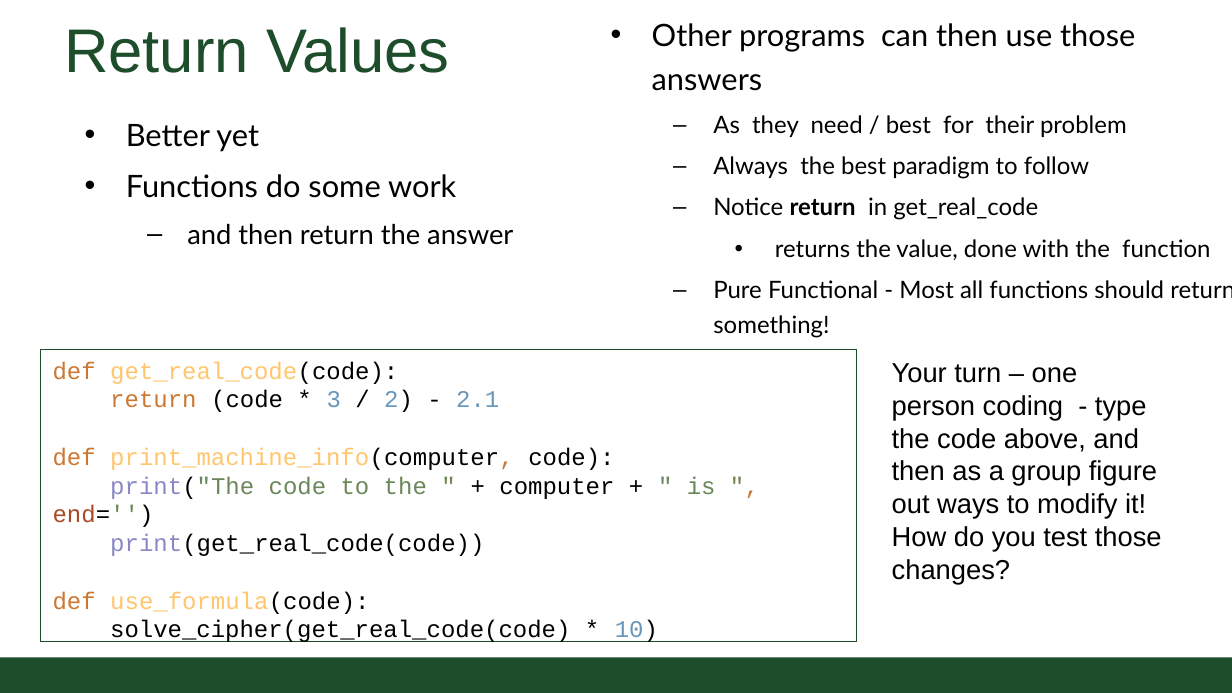
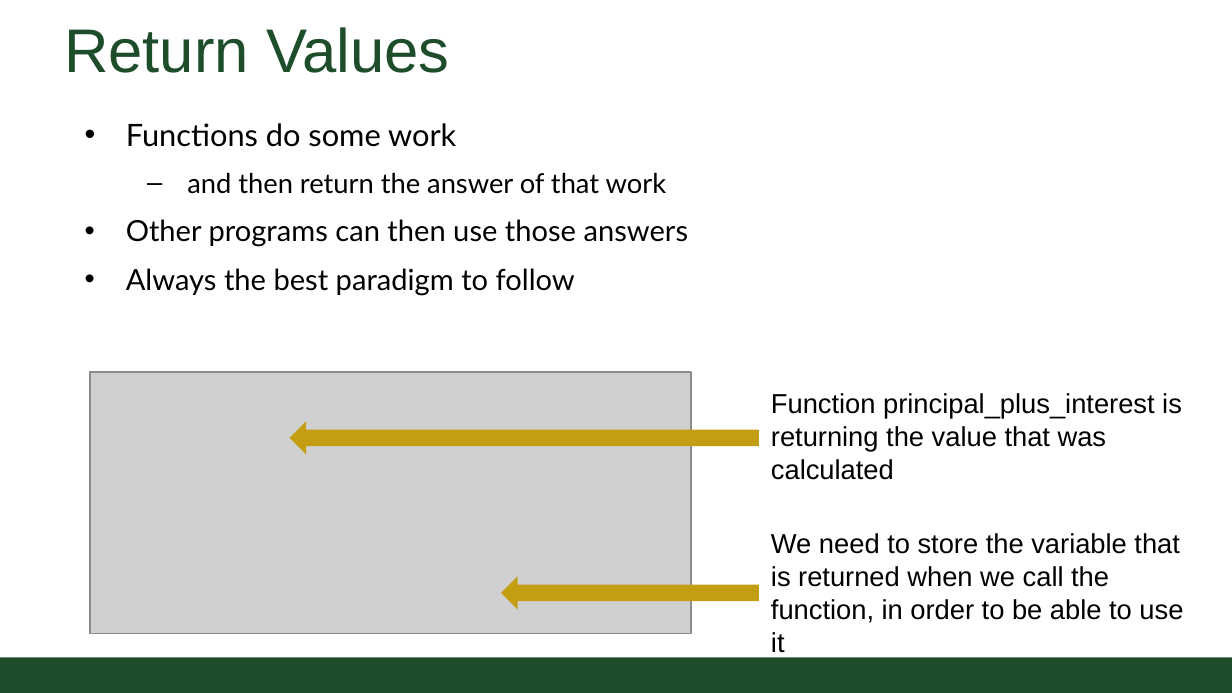
Before and after one commit to CSU-CS152/Handouts, a slide deck: slide 9 of 02_01FunctionsCS152.pptx. Drawn at 1232x693 pixels with LibreOffice and Linux fonts; fonts in the diff are those of the drawing; grey boxes stand for pictures; background and template pictures are left out. Boxes give left, top, right and bottom in pixels: in the first picture for what was removed or moved away, otherwise in the second. Text is boxed around its words. In the diff, an @@ line names an element or a change of style, - is before the commit and + after.

```diff
--- a/02_01FunctionsCS152.pptx
+++ b/02_01FunctionsCS152.pptx
@@ text removed at (652,23,1210,260) @@
-• Other programs can then use those answers
-  – As they need / best for their problem
-  – Always the best paradigm to follow
-  – Notice return in get_real_code
-    • returns the value, done with the function
-  – Pure Functional - Most all functions should return something!
@@ text at (126,124,259,152): paragraph removed @@
-• Better yet
@@ text at (126,173,689,296): text changed; size 16 to 17 pt @@
-  – and then return the answer
+  – and then return the answer of that work
+• Other programs can then use those answers
+• Always the best paradigm to follow
@@ rectangle removed at (41,349,856,642) @@
-def get_real_code(code):
-return (code * 3 / 2) - 2.1
-def print_machine_info(computer, code):
-print("The code to the " + computer + " is ", end='')
-print(get_real_code(code))
-def use_formula(code):
-solve_cipher(get_real_code(code) * 10)
@@ picture added at (90,372,691,633) @@
@@ text removed at (892,363,1162,585) @@
-Your turn – one person coding - type the code above, and then as a group figure out ways to modify it!
-How do you test those changes?
@@ text added at (771,393,1182,480), 16 pt, text #000000 @@
+Function principal_plus_interest is returning the value that was calculated
@@ left arrow added at (290,421,759,455), fill #C39E12 @@
@@ text added at (771,533,1183,653), 16 pt, text #000000 @@
+We need to store the variable that is returned when we call the function, in order to be able to use it
@@ left arrow added at (501,577,759,610), fill #C39E12 @@
```
Also in this commit, not shown: 6 other slides changed, 2 slides added, 1 slide removed, 5 other files.
